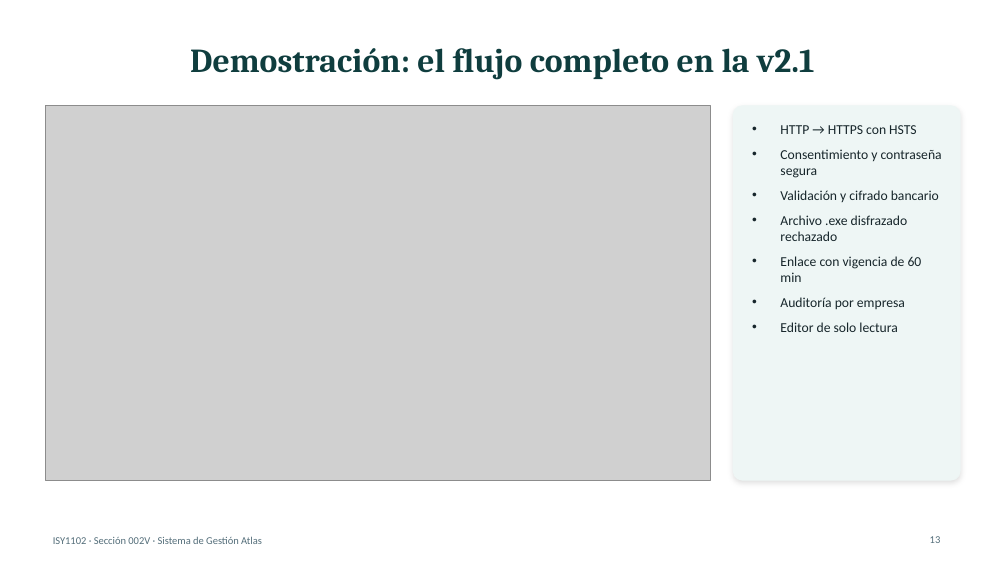
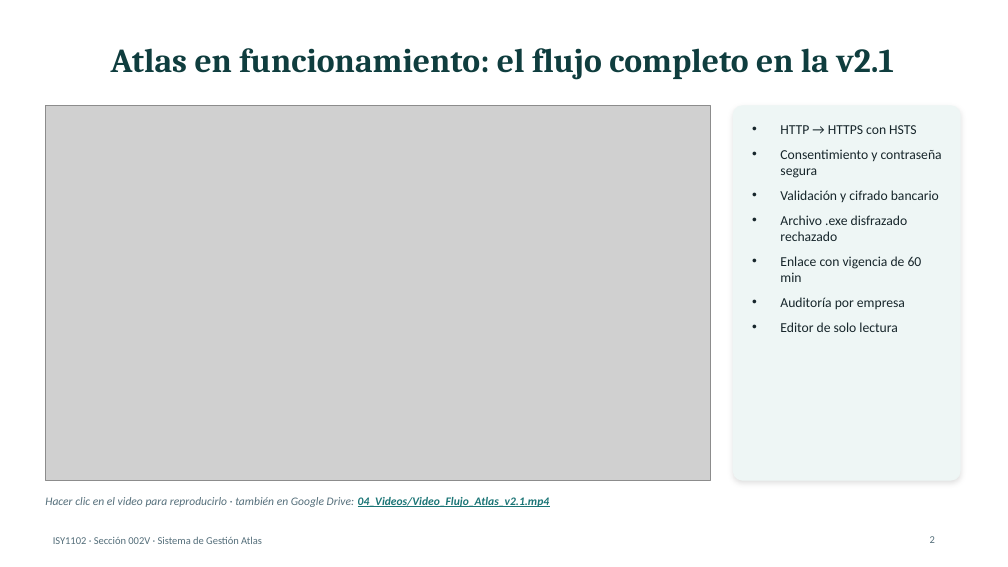
Before and after one commit to marcotassarac/ATLAS_WORK, a slide deck: slide 2 of entrega_final/Presentacion_EP3_Atlas.pptx (slide 13 before the commit). Drawn at 1008x567 pixels with LibreOffice and Linux fonts; fonts in the diff are those of the drawing; grey boxes stand for pictures. Boxes give left, top, right and bottom in pixels: in the first picture for what was removed or moved away, otherwise in the second. Text is boxed around its words. In the diff, an @@ line names an element or a change of style, - is before the commit and + after.

```diff
--- a/entrega_final/Presentacion_EP3_Atlas.pptx
+++ b/entrega_final/Presentacion_EP3_Atlas.pptx
@@ title at (111,48,894,80): text changed @@
-Demostración: el flujo completo en la v2.1
+Atlas en funcionamiento: el flujo completo en la v2.1
@@ text added at (45,497,550,507), 11 pt, text #546E7A, italic @@
+Hacer clic en el video para reproducirlo · también en Google Drive: 04_Videos/Video_Flujo_Atlas_v2.1.mp4
@@ page number at (930,536,935,543): text changed @@
-13
+2
```
Also in this commit, not shown: 2 other slides changed, 1 slide added, 1 slide removed, 6 other files.
